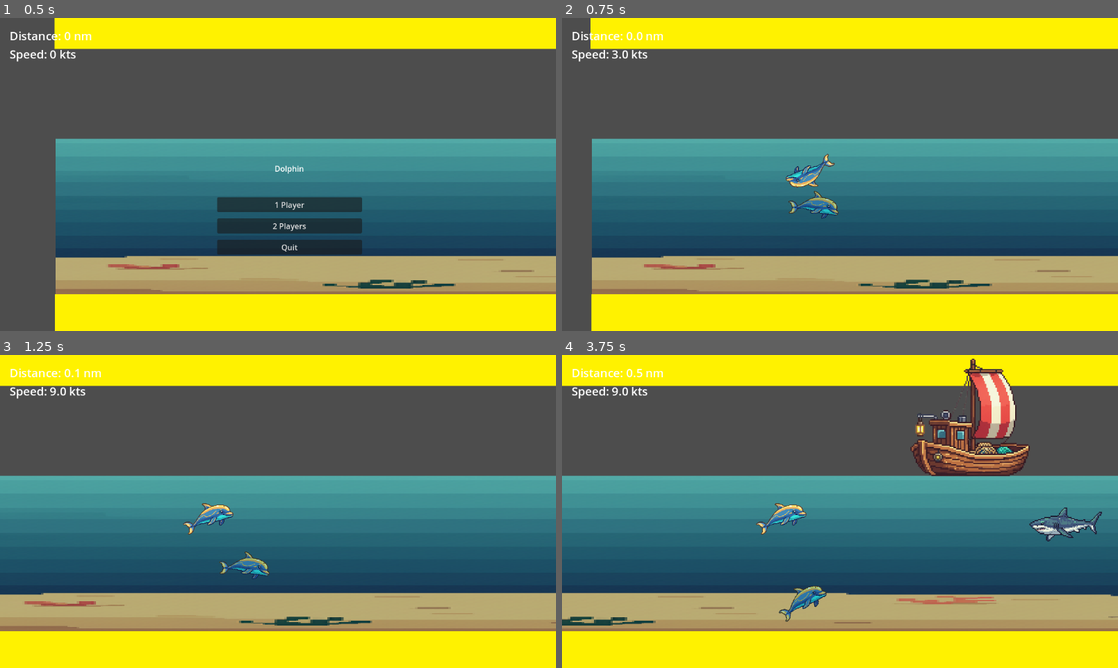
Above: before the commit, frames 1-4 (two rows, left to right).
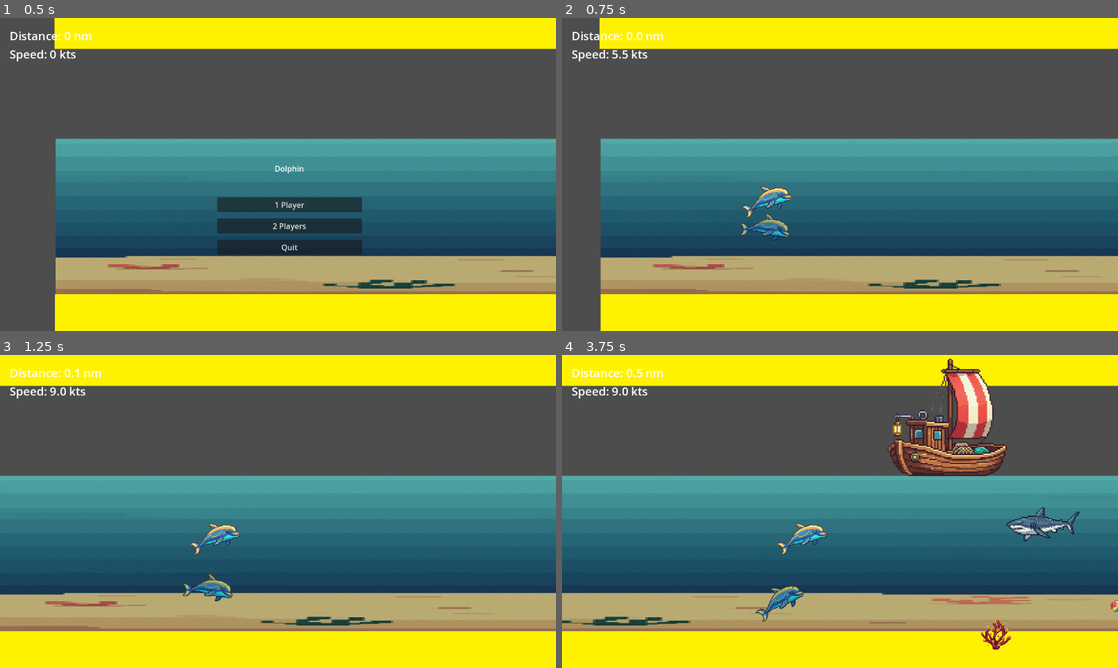
Above: after the commit, the same moments.

Repository: sandritalb/dolphin_ai
Game: Godot game, scene res://scenes/main.tscn
Two runs of this game, one before a commit and one after it. Both use one fixed random seed, a clock stepped at 60 frames per second and the inputs below.
Inputs:
- Up to frame 1 (0.5 s): no input
- Up to frame 2 (0.75 s): click "1 Player" at 0.5 s
- Up to frame 3 (1.25 s): no input
- Up to frame 4 (3.75 s): tap Enter (ui_accept) at 1.25, 1.52, 2.27 s; hold Right (ui_right) 1.28-2.03 s; hold Down (ui_down) 2.03-2.78 s; hold Right (ui_right) 2.78-3.53 s; hold Up (ui_up) from 3.53 s (still down)

Frame 1 is identical in both runs. In frame 2, 3.1% of the frame differs, in the area x 5-94%, y 0-100%; in frame 3, 2.2%; in frame 4, 8.6%, in the area x 0-100%, y 1-95%.

Commit message:
feat: Add background decoration system with object pooling and player integration

Diff:
--- /dev/null
+++ b/scenes/BackgroundDeco.tscn
@@ -0,0 +1,25 @@
+[gd_scene load_steps=5 format=3 uid="uid://c8brxu6djm861"]
+
+[ext_resource type="Script" uid="uid://dth7p8tn16w2v" path="res://scripts/background_deco.gd" id="1_ap4l2"]
+[ext_resource type="Texture2D" uid="uid://bv6ga812ij8ak" path="res://sprites/set_1.png" id="1_wj3hi"]
+[ext_resource type="Texture2D" uid="uid://7eqn28djoe2o" path="res://sprites/set_2.png" id="2_ap4l2"]
+[ext_resource type="Texture2D" uid="uid://ckbchvn4dobgw" path="res://sprites/set_3.png" id="3_0scxx"]
+
+[node name="BackgroundDeco" type="Node2D"]
+scale = Vector2(0.3, 0.3)
+script = ExtResource("1_ap4l2")
+
+[node name="set1" type="Sprite2D" parent="."]
+texture = ExtResource("1_wj3hi")
+hframes = 3
+vframes = 3
+
+[node name="set2" type="Sprite2D" parent="."]
+texture = ExtResource("2_ap4l2")
+hframes = 3
+vframes = 3
+
+[node name="set3" type="Sprite2D" parent="."]
+texture = ExtResource("3_0scxx")
+hframes = 3
+vframes = 3
--- a/scenes/main.tscn
+++ b/scenes/main.tscn
@@ -1,12 +1,13 @@
-[gd_scene load_steps=12 format=3 uid="uid://crvd34oyxlqvf"]
+[gd_scene load_steps=13 format=3 uid="uid://crvd34oyxlqvf"]
 
-[ext_resource type="Script" uid="uid://36mglcqoomaa" path="res://scripts/camera.gd" id="1_jyhfs"]
+[ext_resource type="Script" path="res://scripts/camera.gd" id="1_jyhfs"]
 [ext_resource type="Script" uid="uid://cygc517leoia2" path="res://scripts/game_manager.gd" id="1_tipki"]
 [ext_resource type="PackedScene" uid="uid://k1dy8g8njeco" path="res://scenes/Border.tscn" id="2_sugp2"]
 [ext_resource type="Texture2D" uid="uid://b676u7vkxksk6" path="res://sprites/sea.png" id="4_choun"]
 [ext_resource type="PackedScene" uid="uid://bj06yxbsjo35t" path="res://water_demo/WaterBodyContinuous.tscn" id="4_eb6dy"]
 [ext_resource type="Script" uid="uid://c803solqrng77" path="res://scripts/obstacle_generator.gd" id="5_85g3d"]
-[ext_resource type="Script" uid="uid://go80kmqdnfw6" path="res://scripts/fish_generator.gd" id="7_ya4ey"]
+[ext_resource type="Script" path="res://scripts/fish_generator.gd" id="7_ya4ey"]
+[ext_resource type="Script" uid="uid://dwhfaqjniv1u7" path="res://scripts/deco_generator.gd" id="8_decos"]
 [ext_resource type="PackedScene" uid="uid://crsqhbm5qpveo" path="res://scenes/StartMenu.tscn" id="8_start"]
 [ext_resource type="PackedScene" uid="uid://b7w4lqmx0kyt0" path="res://scenes/HUD.tscn" id="9_hud"]
 [ext_resource type="PackedScene" uid="uid://18qcs0m6sg1y" path="res://scenes/ResultMenu.tscn" id="10_result"]
@@ -54,6 +55,9 @@
 position = Vector2(4398, 360)
 scale = Vector2(50, 0.5)
 
+[node name="DecoGenerator" type="Node" parent="."]
+script = ExtResource("8_decos")
+
 [node name="Obstacles" type="Node" parent="."]
 script = ExtResource("5_85g3d")
 pool_size = 30
@@ -67,14 +71,13 @@
 
 [node name="FishContainer" type="Node" parent="."]
 script = ExtResource("7_ya4ey")
-min_depth = 120.0
 max_depth = 300.0
 
 [node name="Spawn1" type="Node2D" parent="."]
-position = Vector2(0, -50)
+position = Vector2(-150, 60)
 
 [node name="Spawn2" type="Node2D" parent="."]
-position = Vector2(0, 73)
+position = Vector2(-150, 130)
 
 [node name="Canvas" type="Node2D" parent="."]
 
--- /dev/null
+++ b/scripts/background_deco.gd
@@ -0,0 +1,36 @@
+extends Node2D
+
+
+# Called when the node enters the scene tree for the first time.
+func _ready() -> void:
+	# Seleccionar sprite y frame al inicializar
+	_setup_random_deco()
+
+
+func _setup_random_deco() -> void:
+	"""Setup random decoration - called each time the deco is reused"""
+	# Obtener los tres elementos de la escena
+	var elements = [
+		$set1,
+		$set2,
+		$set3
+	]
+
+	# Seleccionar aleatoriamente uno de los tres
+	var random_index = randi() % elements.size()
+	var selected_sprite = elements[random_index]
+
+	# Ocultar todos excepto el seleccionado
+	for i in range(elements.size()):
+		elements[i].visible = (i == random_index)
+
+	# Seleccionar un frame aleatorio dentro del sprite seleccionado
+	# Con hframes=3 y vframes=3, hay 9 frames en total (0-8)
+	var total_frames = selected_sprite.hframes * selected_sprite.vframes
+	var random_frame = randi() % total_frames
+	selected_sprite.frame = random_frame
+
+
+# Called every frame. 'delta' is the elapsed time since the previous frame.
+func _process(delta: float) -> void:
+	pass
--- /dev/null
+++ b/scripts/deco_generator.gd
@@ -0,0 +1,158 @@
+extends Node
+
+# ============================================================================
+# DECO GENERATOR - Object pooling system for background decorations
+# Spawns decorations ahead of the player and despawns when out of view
+# ============================================================================
+
+# ============================================================================
+# PRELOAD SCENES
+# ============================================================================
+var deco_scene = preload("res://scenes/BackgroundDeco.tscn")
+
+# ============================================================================
+# REFERENCES
+# ============================================================================
+var deco_container: Node = null
+var player: Node = null
+
+# ============================================================================
+# POOLS
+# ============================================================================
+var deco_pool: Array = []
+var active_decos: Array = []
+
+# ============================================================================
+# SETTINGS
+# ============================================================================
+@export var pool_size: int = 20
+@export var spawn_distance_ahead: float = 1400.0  # How far ahead to spawn
+@export var despawn_distance_behind: float = 900.0  # How far behind to despawn
+@export var spawn_y_min: float = 200.0  # Minimum Y position for spawning
+@export var spawn_y_max: float = 320.0  # Maximum Y position for spawning
+@export var spawn_cycle_time: float = 3.0  # Seconds between spawn attempts
+@export var spawn_chance: float = 0.6  # Chance to spawn deco per cycle
+
+# ============================================================================
+# INTERNAL STATE
+# ============================================================================
+var spawn_timer: float = 0.0
+
+
+# ============================================================================
+# LIFECYCLE
+# ============================================================================
+
+func _ready() -> void:
+	# Create deco container if it doesn't exist (deferred to avoid setup conflicts)
+	deco_container = get_parent().find_child("DecoContainer")
+	if not deco_container:
+		deco_container = Node.new()
+		deco_container.name = "DecoContainer"
+		get_parent().add_child.call_deferred(deco_container)
+
+	# Initialize pool (deferred)
+	_initialize_pool.call_deferred()
+
+	print("✅ Deco Generator initialized with pool of %d" % pool_size)
+
+
+func _physics_process(delta: float) -> void:
+	if not player:
+		return
+
+	# Update spawn timer
+	spawn_timer -= delta
+	if spawn_timer <= 0.0:
+		spawn_timer = spawn_cycle_time
+		_try_spawn_deco()
+
+	# Check and despawn out-of-view decorations
+	_despawn_out_of_view_decos()
+
+
+# ============================================================================
+# POOL INITIALIZATION
+# ============================================================================
+
+func _initialize_pool() -> void:
+	"""Create pool of decorations"""
+	for i in range(pool_size):
+		var deco = deco_scene.instantiate()
+		deco_container.add_child(deco)
+		deco.hide()
+		deco.process_mode = Node.PROCESS_MODE_DISABLED
+		deco.set_meta("pooled", true)
+		deco_pool.append(deco)
+
+
+# ============================================================================
+# SPAWNING LOGIC
+# ============================================================================
+
+func _try_spawn_deco() -> void:
+	"""Try to spawn a decoration"""
+	if randf() < spawn_chance:
+		_spawn_deco()
+
+
+func _spawn_deco() -> void:
+	"""Spawn a decoration from the pool"""
+	# Get a deco from the pool
+	if deco_pool.is_empty():
+		return
+
+	var deco = deco_pool.pop_front()
+
+	# Set random position ahead of the player
+	var spawn_x = player.global_position.x + spawn_distance_ahead
+	var spawn_y = randf_range(spawn_y_min, spawn_y_max)
+	deco.global_position = Vector2(spawn_x, spawn_y)
+
+	# Setup random sprite and frame
+	if deco.has_method("_setup_random_deco"):
+		deco._setup_random_deco()
+
+	# Show and enable the deco
+	deco.show()
+	deco.process_mode = Node.PROCESS_MODE_INHERIT
+
+	# Add to active list
+	active_decos.append(deco)
+
+
+# ============================================================================
+# DESPAWNING LOGIC
+# ============================================================================
+
+func _despawn_out_of_view_decos() -> void:
+	"""Check and despawn decorations that are behind the player"""
+	var decos_to_remove = []
+
+	for deco in active_decos:
+		# If deco is behind the despawn distance, return it to pool
+		if deco.global_position.x < player.global_position.x - despawn_distance_behind:
+			decos_to_remove.append(deco)
+
+	# Return decos to pool
+	for deco in decos_to_remove:
+		_return_deco_to_pool(deco)
+
+
+func _return_deco_to_pool(deco: Node) -> void:
+	"""Return a decoration to the pool"""
+	deco.hide()
+	deco.process_mode = Node.PROCESS_MODE_DISABLED
+	deco.set_meta("pooled", true)
+	active_decos.erase(deco)
+	deco_pool.append(deco)
+
+
+# ============================================================================
+# PUBLIC API - Called by GameManager to set player reference
+# ============================================================================
+
+func set_player(player_node: Node) -> void:
+	"""Set the player reference for spawn/despawn calculations"""
+	player = player_node
+	print("✅ Deco Generator: Player reference set")
--- a/scripts/game_manager.gd
+++ b/scripts/game_manager.gd
@@ -142,6 +142,12 @@
 		obstacle_generator.connect_shark_signals_to_target(dolphin_player)
 		print("🔗 Connected obstacle generator to player dolphin")
 
+	# Setup deco generator
+	var deco_generator = get_node_or_null("DecoGenerator")
+	if deco_generator and deco_generator.has_method("set_player"):
+		deco_generator.set_player(dolphin_player)
+		print("🔗 Connected deco generator to player dolphin")
+
 
 func _setup_fish_generator() -> void:
 	"""Setup fish generator to spawn fish ahead of player"""
Not shown, added: scripts/background_deco.gd.uid
Not shown, added: scripts/deco_generator.gd.uid
